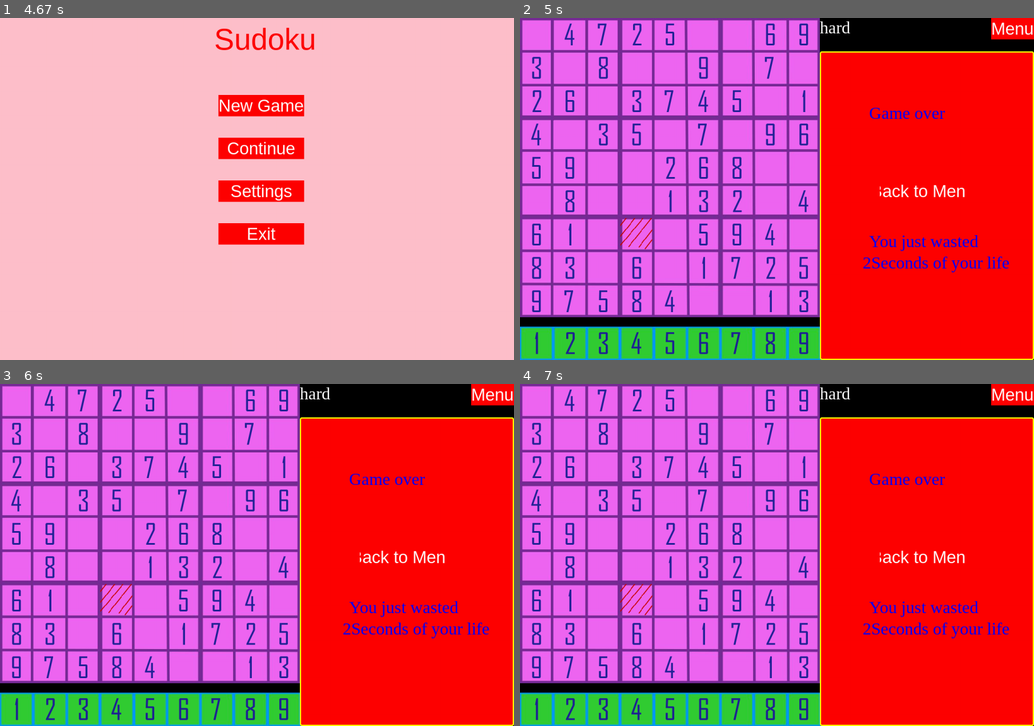
Above: before the commit, frames 1-4 (two rows, left to right).
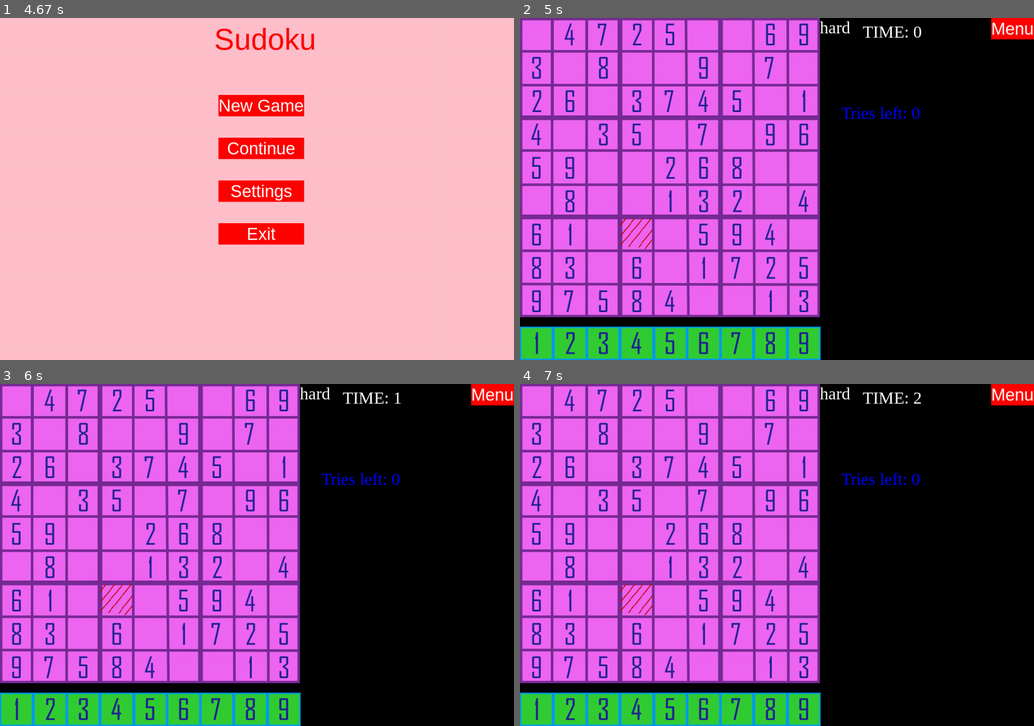
Above: after the commit, the same moments.

Repository: aabbi15/sudoku_pygame
Game: pygame game, started from homescreen.py
The game is run twice, just before and just after one commit, with the same random seed, the same clock (stepped at 60 frames per second) and the same inputs.
Inputs (mouse positions are in pixels of both pictures, inside the frame that each line leads up to):
- Up to frame 1 (4.67 s): tap Space at 0.33 s; click (262, 106) at 0.72 s; press the mouse at (390, 243) at 1.03 s; move the mouse to (287, 182) at 1.13 s; release the mouse at (185, 117) at 1.27 s; press the mouse at (493, 28) at 1.37 s; move the mouse to (318, 161) at 1.47 s; release the mouse at (143, 295) at 1.6 s; press the mouse at (262, 147) at 1.7 s; move the mouse to (174, 206) at 1.8 s; release the mouse at (82, 264) at 1.93 s; press the mouse at (185, 342) at 2.03 s; move the mouse to (123, 312) at 2.13 s; release the mouse at (61, 284) at 2.27 s; press the mouse at (185, 342) at 2.37 s; move the mouse to (128, 219) at 2.47 s; release the mouse at (77, 96) at 2.6 s; press the mouse at (185, 342) at 2.7 s; move the mouse to (149, 277) at 2.8 s; release the mouse at (113, 209) at 2.93 s; press the mouse at (185, 342) at 3.53 s; move the mouse to (154, 295) at 3.63 s; release the mouse at (128, 243) at 3.77 s; click (400, 189) at 4.38 s
- Up to frame 2 (5 s): press the mouse at (782, 147) at 4.87 s; move the mouse to (751, 192) at 4.97 s
- Up to frame 3 (6 s): release the mouse at (200, 602) at 5.1 s
- Up to frame 4 (7 s): no input

Frame 1 is identical in both runs. In frame 2, 38% of the frame differs, in the area x 58-100%, y 2-100%; in frame 3, 38%; in frame 4, 38%.

Commit message:
made code cleaner

Diff:
--- a/homescreen.py
+++ b/homescreen.py
@@ -15,28 +15,32 @@
 # each big box is 233x233
 # each small box is 77x77
 
-
-w= 1200
-h=800
-
 #basics
-screen = pygame.display.set_mode((w,h))
-boardscreen = pygame.Surface([700,700])
-boardscreen = boardscreen.convert_alpha()
+
+W= 1200
+H=800
+
+screen = pygame.display.set_mode((W,H))
 pygame.display.set_caption("SUDOKU")
 screen.fill("cyan")
 
+
+#fonts
+
+titlefont= pygame.font.SysFont("Arial",70)
+myfont= pygame.font.SysFont("Times",40)
+
+
 #logics
+
 run=True
 logics={"showhome":True,"showmenu":False,"showgame":False,"showlevel":False}
 showgameover = False
 showsucess=False
 first=True
 
-
-
 current_tries=3
-
+red = False
 
 clock = pygame.time.Clock()
 timer_value=0
@@ -44,8 +48,8 @@
 timer_started=False
 
 
-
 #sudokumaker
+
 def create_sudoku(difficulty):
    global finalgrid
 
@@ -67,21 +71,6 @@
    for x,y in empty_coordinates:
       empty_rect.append(pygame.Rect(x,y,78,78))
       wow+=1
-
-
-
-
-
-
-
-
-
-
-
-
-#fonts
-titlefont= pygame.font.SysFont("Arial",70)
-myfont= pygame.font.SysFont("Times",40)
 
 
 #images
@@ -96,36 +85,27 @@
 seven_img = pygame.image.load("seven.png").convert_alpha()
 eight_img = pygame.image.load("eight.png").convert_alpha()
 nine_img = pygame.image.load("nine.png").convert_alpha()
+
 redbox_img = pygame.image.load("redbox.png").convert_alpha()
-# greenbox_img = pygame.image.load("greenbox.png").convert_alpha()
 blank_img = pygame.image.load("blank.png").convert_alpha()
 redbox_img= pygame.transform.scale(redbox_img,(75,75))
 
-
 numbers_img=[blank_img,one_img,two_img,three_img,four_img,five_img,six_img,seven_img,eight_img,nine_img]
 
 bar_img = pygame.image.load("emptybar.jpg")
 
 
-#draggers
+#dragger images
 dragger = [0]*10
 for i in range(1,10):
    dragger[i] = dragndrop.DragnDrop(screen,numbers_img[i],(78*(i-1)),722)
 
 
-
-
-
-
-
-
-
 #fxns
 
 def title(text,font,col,x,y):
    img = font.render(text,True,col)
    screen.blit(img,(x,y))
-
 
 def onlytrue(truescreen):
    global logics
@@ -145,8 +125,6 @@
    global red
    red=False
 
-
-
 def myfunction():
    print("HELLO")
 
@@ -171,37 +149,44 @@
    timer_text = myfont.render("TIME: " + str(time),True,"white")
    screen.blit(timer_text,(800,10))
 
-def easypress():
+def levelpress(diff):
    global difficulty
-   difficulty="easy"
+   difficulty=diff
    create_sudoku(difficulty)
    onlytrue("showgame")
 
-def mediumpress():
-   global difficulty
-   difficulty="medium"
-   create_sudoku(difficulty)
-   onlytrue("showgame")
-
-def hardpress():
-   global difficulty
-   difficulty="hard"
-   create_sudoku(difficulty)
-   logics["showlevel"]=False
-   logics["showgame"]=True
-
-def godmodepress():
-
-   difficulty="hard"
-   finalgrid=sudokumaker.generatepuzzle(difficulty)
-   onlytrue("showgame")
-
 def backtomenupressed():
    onlytrue("showmenu")
-
-
-
-
+   global showsucess
+   showsucess=False
+   global showgameover
+   showgameover=False
+
+def menupressed():
+   onlytrue("showmenu")
+
+
+
+
+#buttons
+menu_buttons = [
+    newbutton.Button(screen, 510, 180, ["red", "blue", "green"], 200, 50, newgamepressed, "New Game"),
+    newbutton.Button(screen, 510, 280, ["red", "blue", "green"], 200, 50, continuepressed, "Continue"),
+    newbutton.Button(screen, 510, 380, ["red", "blue", "green"], 200, 50, myfunction, "Settings"),
+    newbutton.Button(screen, 510, 480, ["red", "blue", "green"], 200, 50, myfunction, "Exit")
+
+]
+
+
+level_buttons = [
+    newbutton.Button(screen, 510, 180, ["red", "blue", "green"], 200, 50,lambda: levelpress("easy"), "Easy"),
+    newbutton.Button(screen, 510, 280, ["red", "blue", "green"], 200, 50, lambda: levelpress("medium"), "Medium"),
+    newbutton.Button(screen, 510, 380, ["red", "blue", "green"], 200, 50, lambda: levelpress("hard"), "Hard"),
+    newbutton.Button(screen, 510, 480, ["red", "blue", "green"], 200, 50, lambda: levelpress("easy"), "God Mode")
+]
+
+backtomenu_button=newbutton.Button(screen, 840, 380, ["red", "blue", "green"], 200, 50, backtomenupressed, "Back to Menu")
+menu_button=newbutton.Button(screen, 1100, 0, ["red", "blue", "green"], 100, 50, menupressed, "Menu")
 
 
 
@@ -220,13 +205,12 @@
 
    for button in menu_buttons:
       if first==True:
-         # first=False
+
          if button != menu_buttons[1]:
             button.process()
 
       else:
          button.process()
-
 
 def homescreen():
    screen.fill("black")
@@ -239,7 +223,6 @@
 
    title("PRESS SPACE TO CONTINUE",titlefont,"red",100,700)
 
-
 def gamescreen():
 
    #layout
@@ -280,14 +263,12 @@
    elif not timer_started:
       timer_value=0
 
-
 def levelscreen():
 
 
    screen.fill("cyan")
    for button in level_buttons:
          button.process()
-
 
 def gameoverscreen(stored_time):
 
@@ -305,6 +286,7 @@
    screen.blit(failtime2_text,(800,550))
    backtomenu_button.process()
 
+
 def successscreen(stored_time):
 
    global timer_started
@@ -343,34 +325,16 @@
 
 
 
-#buttons
-menu_buttons = [
-    newbutton.Button(screen, 510, 180, ["red", "blue", "green"], 200, 50, newgamepressed, "New Game"),
-    newbutton.Button(screen, 510, 280, ["red", "blue", "green"], 200, 50, continuepressed, "Continue"),
-    newbutton.Button(screen, 510, 380, ["red", "blue", "green"], 200, 50, myfunction, "Settings"),
-    newbutton.Button(screen, 510, 480, ["red", "blue", "green"], 200, 50, myfunction, "Exit")
-
-]
-
-# Buttons for the level screen
-level_buttons = [
-    newbutton.Button(screen, 510, 180, ["red", "blue", "green"], 200, 50, easypress, "Easy"),
-    newbutton.Button(screen, 510, 280, ["red", "blue", "green"], 200, 50, mediumpress, "Medium"),
-    newbutton.Button(screen, 510, 380, ["red", "blue", "green"], 200, 50, hardpress, "Hard"),
-    newbutton.Button(screen, 510, 480, ["red", "blue", "green"], 200, 50, godmodepress, "God Mode")
-]
-
-backtomenu_button=newbutton.Button(screen, 840, 380, ["red", "blue", "green"], 200, 50, backtomenupressed, "Back to Menu")
-menu_button=newbutton.Button(screen, 1100, 0, ["red", "blue", "green"], 100, 50, backtomenupressed, "Menu")
-
-
-
-success_time=0
-
-null=(0,0)
-boxprint=0
-
-red = False
+
+
+
+
+
+
+
+# boxprint=0
+
+
 
 while run==True:
 
@@ -389,7 +353,7 @@
 
          gameoverscreen(stored_time)
       elif showsucess:
-         successscreen()
+         successscreen(stored_time)
 
       else:
 
@@ -419,24 +383,24 @@
                      dragger[i].return_home()
                      for newrect in empty_rect:
                         if  newrect.collidepoint(mousepos):
-                           boxprint=i
+                           # boxprint=i
                            x= newrect.left
                            y= newrect.top
                            if sudokumaker.isvalid(finalgrid,x//78,y//78,i):
 
                               red = False
                               empty_rect.remove(newrect)
-                              filled_rect.append((boxprint,newrect))
+                              filled_rect.append((i,newrect))
                               finalgrid[(x//78)][(y//78)]=i
 
                               if not empty_rect and not showsucess:
-                                 success_time = timer_value
+                                 # success_time = timer_value
                                  showsucess = True
 
-                              if not empty_rect:
-
-                                 showsucess=True
-                                 # timer_started=False
+                              # if not empty_rect:
+
+                              #    showsucess=True
+
 
                            else:
                               red = True
